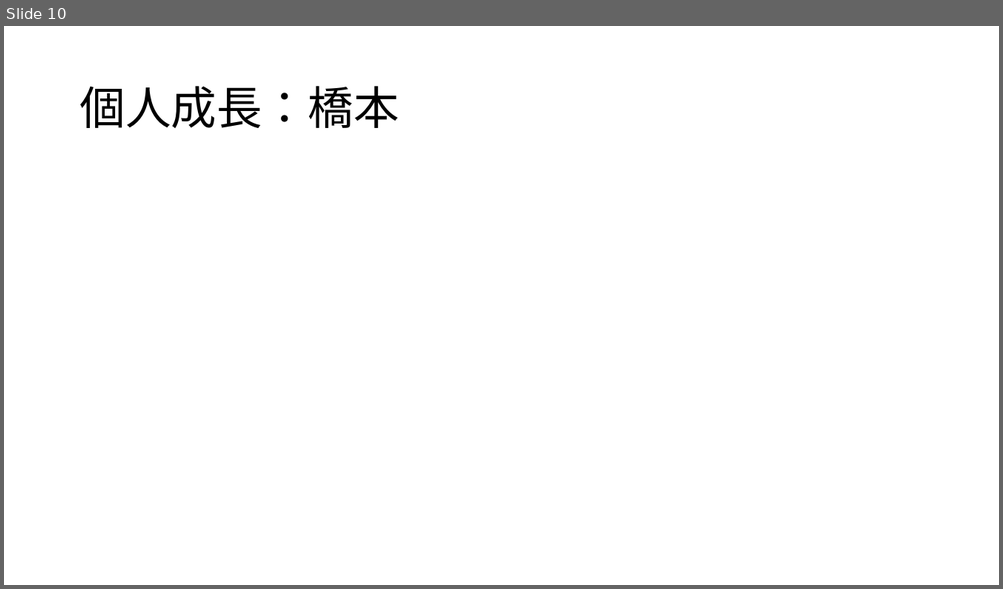
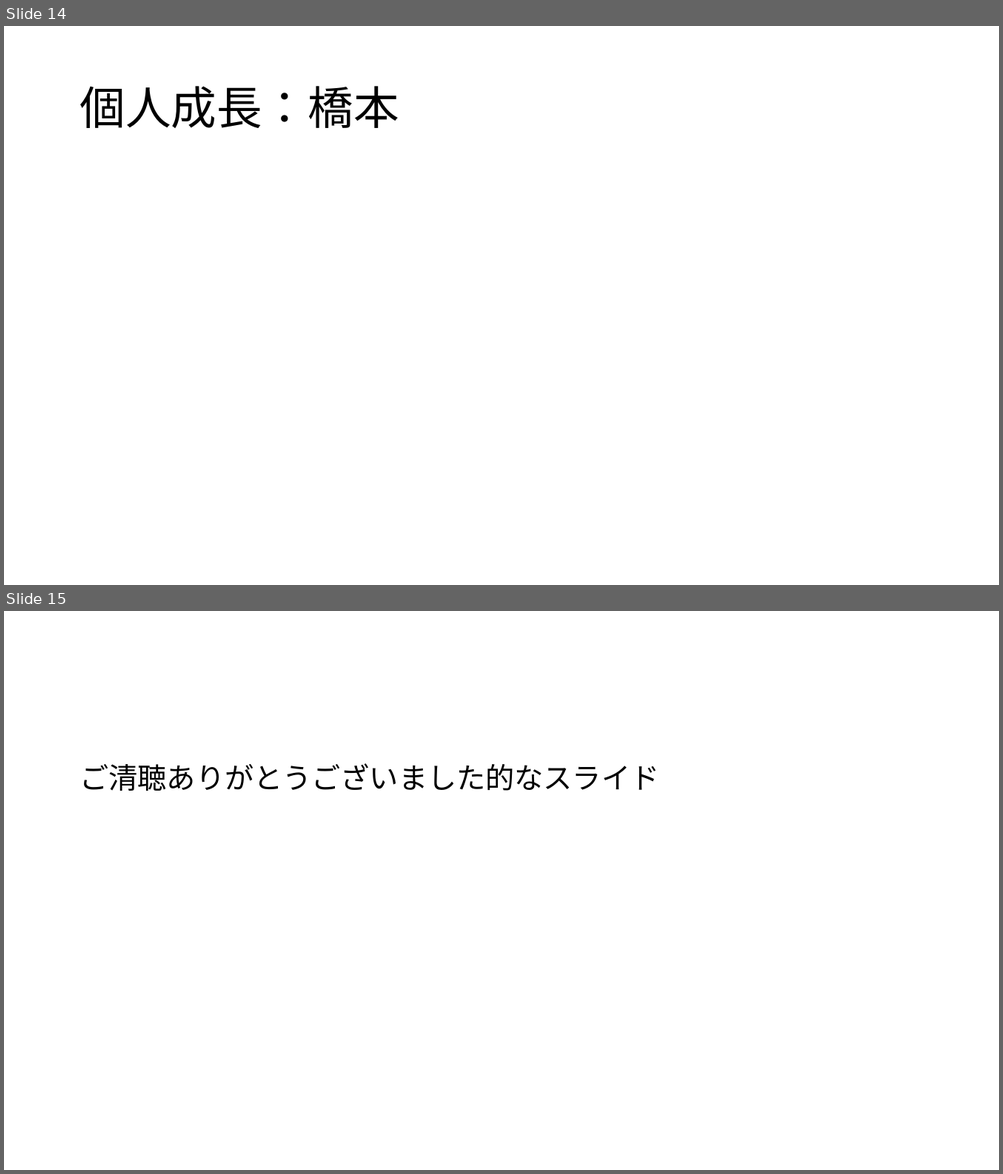
Before and after one commit to dojo2022/B-3, a slide deck: doc/B3炙りえんがわ_成果発表会資料.pptx. Shown one above the other, each under a label of ours: slide 10 before the commit, slides 14 and 15 after it. The pictures are 1003x589 and 1003x1174 pixels, drawn with LibreOffice and Linux fonts; fonts in the diff are those of the drawing. Boxes give left, top, right and bottom in pixels: in the first picture for what was removed or moved away, otherwise in the second. Text is boxed around its words. In the diff, an @@ line names an element or a change of style, - is before the commit and + after.

```diff
--- a/doc/B3炙りえんがわ_成果発表会資料.pptx
+++ b/doc/B3炙りえんがわ_成果発表会資料.pptx
@@ slide 15 added at [4, 611, 999, 1170], background #FFFFFF @@
@@ text added at [79, 763, 659, 791], 28 pt, text #000000 @@
+ご清聴ありがとうございました的なスライド
@@ what was slide 10 is now slide 14 @@
```
Also in this commit, not shown: 2 slides changed, 5 other slides added, 1 slide removed.
